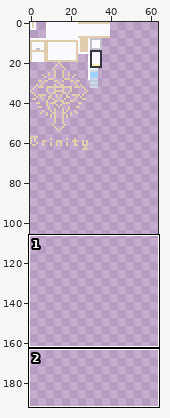
Two versions of one sprite sheet, textures/ex_skill_2.png. Above: a wide view before the commit, with the close-up outlined.
Close-up. The starting point:
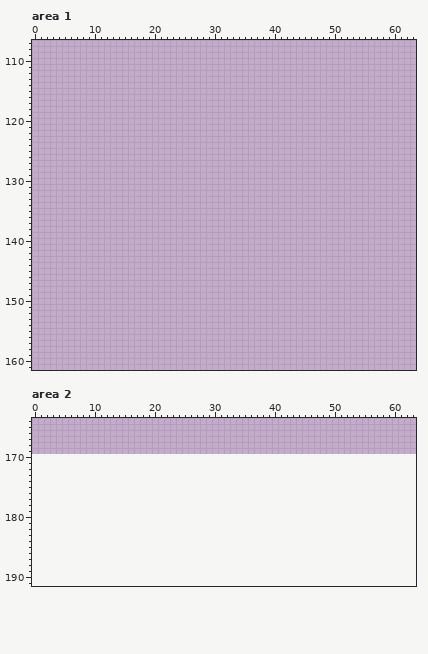
The file is 64x170 pixels. Colours within 5 levels of each other are drawn and written as one. Shown: area 1: x 0..63, y 107..161; area 2: x 0..63, y 164..191. The old version is drawn lined up with the new one, on the new canvas. The commit also changed other parts of the picture, which this record leaves out.
Palette (. is transparent): 
Pixels before, area 1 (only the part around the change), first column x 0:
107 ................................................................
108 ................................................................
109 ................................................................
110 ................................................................
111 ................................................................
112 ................................................................
113 ................................................................
114 ................................................................
115 ................................................................
116 ................................................................
117 ................................................................
118 ................................................................
119 ................................................................
120 ................................................................
121 ................................................................
122 ................................................................
123 ................................................................
124 ................................................................
125 ................................................................
126 ................................................................
127 ................................................................
128 ................................................................
129 ................................................................
130 ................................................................
131 ................................................................
132 ................................................................
133 ................................................................
134 ................................................................
135 ................................................................
136 ................................................................
137 ................................................................
138 ................................................................
139 ................................................................
140 ................................................................
141 ................................................................
142 ................................................................
143 ................................................................
144 ................................................................
145 ................................................................
146 ................................................................
147 ................................................................
148 ................................................................
149 ................................................................
150 ................................................................
151 ................................................................
152 ................................................................
153 ................................................................
154 ................................................................
155 ................................................................
156 ................................................................
157 ................................................................
158 ................................................................
159 ................................................................
160 ................................................................
161 ................................................................
The result:
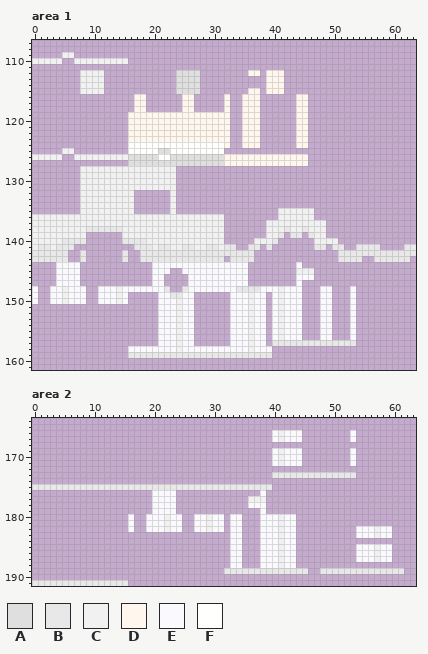
Colours new in this view: A #dfdfdf  B #e8e8e8  C #f1f1f1  D #fff6ee  E #f9f9fe  F #fffffe
Difference:
canvas 64x170 -> 64x192
Changed rows in their new state; - is an unchanged pixel.
Area 1:
first column x 0:
109 -----CC---------------------------------------------------------
110 CCCCC--CCCCCCCCC------------------------------------------------
112 --------CCCC------------AAAA--------DD-DDD----------------------
113 --------CCCC------------AAAA-----------DDD----------------------
114 --------CCCC------------AAAA-----------DDD----------------------
115 --------CCCC------------AAAA--------DD-DDD----------------------
116 -----------------DD------DD-----D--DDD------DD------------------
117 -----------------DD------DD-----D--DDD------DD------------------
118 -----------------DD------DD-----D--DDD------DD------------------
119 ----------------DDDDDDDDDDDDDDDDD--DDD------DD------------------
120 ----------------DDDDDDDDDDDDDDDDD--DDD------DD------------------
121 ----------------DDDDDDDDDDDDDDDDD--DDD------DD------------------
122 ----------------DDDDDDDDDDDDDDDDD--DDD------DD------------------
123 ----------------DDDDDDDDDDDDDDDDD--DDD------DD------------------
124 ----------------FFFFFFFFFFFFFFFFD--DDD------DD------------------
125 -----CC---------FFFFFAAFFFFFFFFF--------------------------------
126 CCCCC--CCCCCCCCCAAAAAFFAAAAAAAAADDDDDDDDDDDDDD------------------
127 ----------------AAAAAAAAAAAAAAAADDDDDDDDDDDDDD------------------
128 --------CCCCCCCCCCCCCCCC----------------------------------------
129 --------CCCCCCCCCCCCCCCC----------------------------------------
130 --------CCCCCCCCCCCCCCCC----------------------------------------
131 --------CCCCCCCCCCCCCCCC----------------------------------------
132 --------CCCCCCCCC------C----------------------------------------
133 --------CCCCCCCCC------C----------------------------------------
134 --------CCCCCCCCC------C----------------------------------------
135 --------CCCCCCCCC------C-----------------CCCCCC-----------------
136 CCCCCCCCCCCCCCCCCCCCCCCCCCCCCCCC---------CCCCCC-----------------
137 CCCCCCCCCCCCCCCCCCCCCCCCCCCCCCCC-------CCCCCCCCCC---------------
138 CCCCCCCCCBBBBBBCCCCCCCCCCCCCCCCC-------CCCBCCBCCC---------------
139 CCCCCCCCC------CCCCCCCCCCCCCCCCC-------CCB-BB-BCC---------------
140 CCCCCBBBB------BBBBCCCCCCCCCCCCC-----CCCB------CCCC-------------
141 CBBCBBB----------BBBCBBCCBBCCBBCBB--BB-B-------BB-BB--BBBB----BB
142 BBBBBB--B------B--BBBBBBBBBBBBBBBBBBB--------------BBBBBBBBBBBBB
143 BBBBBB--B------B--BBBBBBBBBBBBBB-BBBB--------------BBBB--BBBBBB-
144 ----EEEE------------EEEEEEEEEEEEEEEE--------E-------------------
145 ----EEEE------------EEE--EEEEEEEEEEE--------CCC-----------------
146 ----EEEE------------EE----EEEEEEEEEE--------EEE-----------------
147 ----EEEE------------EE----EEEEEEEEEE--------E-------------------
148 E--EECEEE--EEECEEEEEEEB--BEEEEEEEEBBBBEEECEEE---EE---E----------
149 E--EECEEE--EEECE-----EEBBEE------EEECEE-ECEEE---EE---E----------
150 E--EECEEE--EEECE-----EEECEE------EEECEE-ECEEE---EE---E----------
151 ---------------------EEECEE------EEECEE-ECEEE---EE---E----------
152 ---------------------EEECEE------EEECEE-ECEEE---EE---E----------
153 ---------------------EEECEE------EEECEE-ECEEE---EE---E----------
154 ---------------------EEECEE------EEECEE-ECEEE---EE---E----------
155 ---------------------EEECEE------EEECEE-ECEEE---EE---E----------
156 ---------------------EEECEE------EEECEE-ECEEE---EE---E----------
157 ---------------------EEECEE------EEECEE-BBBBBBBBBBBBBB----------
158 ----------------EEEEEEEECEEEEEEEEEEECEEE------------------------
159 ----------------BBBBBBBBBBBBBBBBBBBBBBBB------------------------
Area 2:
first column x 0:
166 ----------------------------------------ECEEE--------E--------
167 ----------------------------------------ECEEE--------E--------
169 ----------------------------------------ECEEE--------E--------
170 ----------------------------------------ECEEE--------E--------
171 ----------------------------------------ECEEE--------E--------
173 ----------------------------------------BBBBBBBBBBBBBB--------
175 BBBBBBBBBBBBBBBBBBBBBBBBBBBBBBBBBBBBBBBB----------------------
176 --------------------EEEE--------------E-----------------------
177 --------------------EEEE------------CCC-----------------------
178 --------------------EEEE------------EEE-----------------------
179 --------------------EEEE--------------E-----------------------
180 ----------------E--EEECEE--EECEE-EE---EEECEE------------------
181 ----------------E--EEECEE--EECEE-EE---EEECEE------------------
182 ----------------E--EEECEE--EECEE-EE---EEECEE----------EEECEE--
183 ---------------------------------EE---EEECEE----------EEECEE--
184 ---------------------------------EE---EEECEE------------------
185 ---------------------------------EE---EEECEE----------EEECEE--
186 ---------------------------------EE---EEECEE----------EEECEE--
187 ---------------------------------EE---EEECEE----------EEECEE--
188 ---------------------------------EE---EEECEE------------------
189 --------------------------------BBBBBBBBBBBBBB--BBBBBBBBBBBBBB
191 BBBBBBBBBBBBBBBB----------------------------------------------
Where, in picture pixels (left, top, right, bottom), the same in both close-ups:
added: (32, 52, 416, 358)
added: (32, 430, 404, 574)
added: (32, 580, 128, 586)
